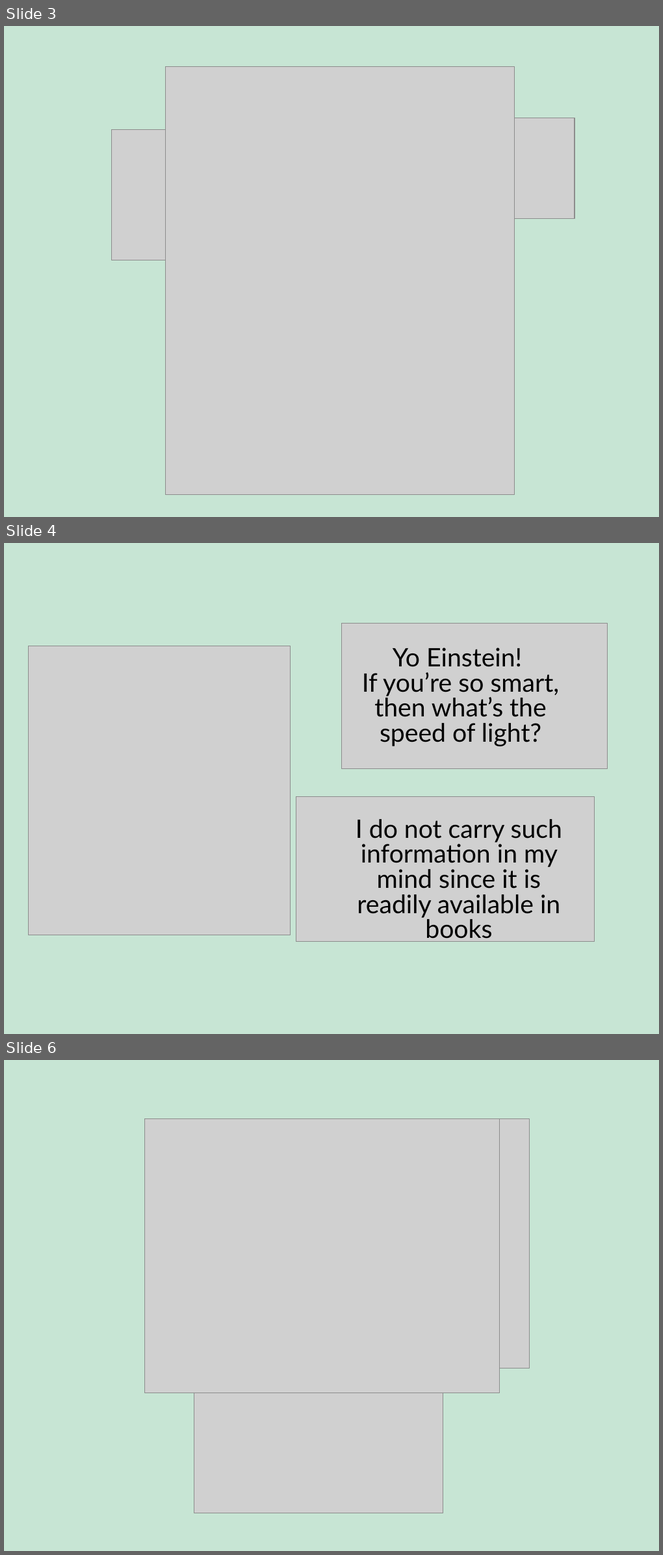
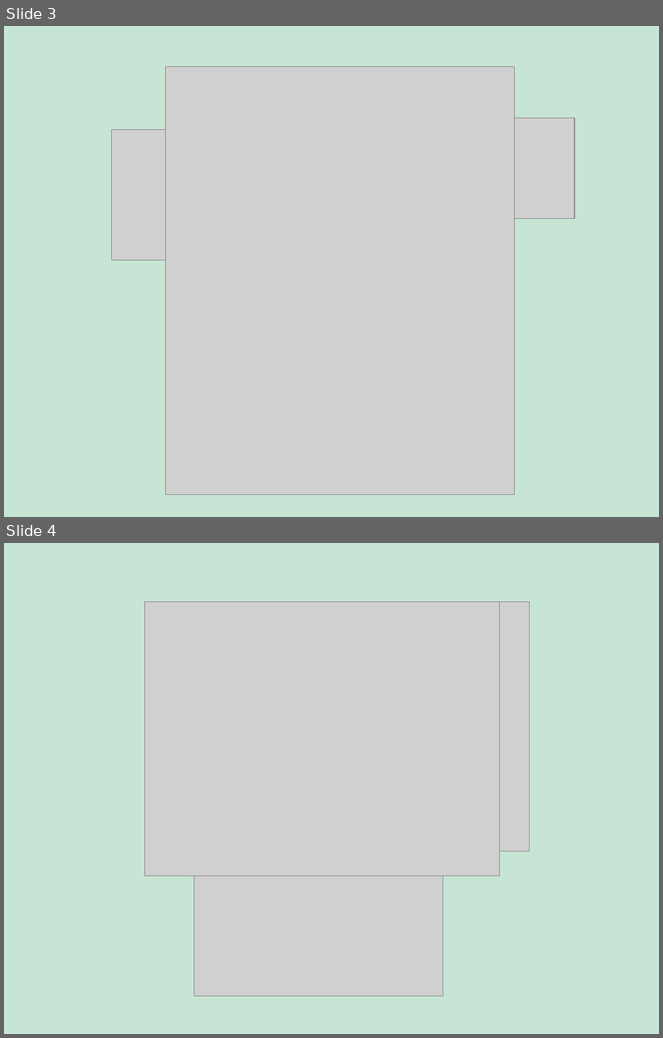
Before and after one commit to evjan/Using-Flash-Cards-to-Improve-Your-Ruby, a slide deck: UsingFlashCardsToImproveYourRuby.ppsx. Shown one above the other, each under a label of ours: slides 3, 4 and 6 before the commit, slides 3 and 4 after it; the slides between them are not shown. The pictures are 663x1555 and 663x1038 pixels, drawn with LibreOffice and Linux fonts; fonts in the diff are those of the drawing; grey boxes stand for pictures. Boxes give left, top, right and bottom in pixels: in the first picture for what was removed or moved away, otherwise in the second. Text is boxed around its words. In the diff, an @@ line names an element or a change of style, - is before the commit and + after.

```diff
--- a/UsingFlashCardsToImproveYourRuby.ppsx
+++ b/UsingFlashCardsToImproveYourRuby.ppsx
@@ slide 4 removed at box(4, 543, 659, 1034), background #C7E5D4 @@
@@ picture removed at box(341, 623, 607, 769) @@
@@ picture removed at box(28, 646, 291, 936) @@
@@ text removed at box(362, 648, 560, 746) @@
-Yo Einstein!
-If you’re so smart, then what’s the speed of light?
@@ picture removed at box(296, 797, 594, 942) @@
@@ text removed at box(356, 819, 562, 918) @@
-I do not carry such information in my mind since it is readily available in books
@@ what was slide 6 is now slide 4 @@
```
Also in this commit, not shown: 1 other slide removed.
